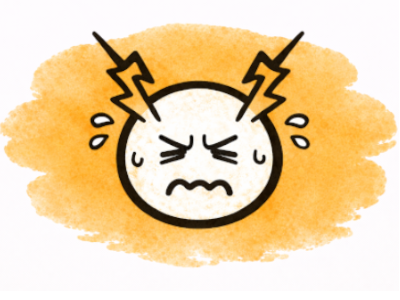
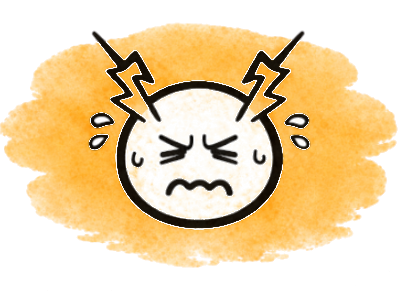
Comparing the layer stacks of the two 400px x 300px images. Changes:
removed layer "Sfondo" over [0, 0, 399, 291]
added layer "Livello #3" above "Livello #2" over [47, 30, 390, 291]
added layer "Livello #2" over [0, 22, 398, 268]
